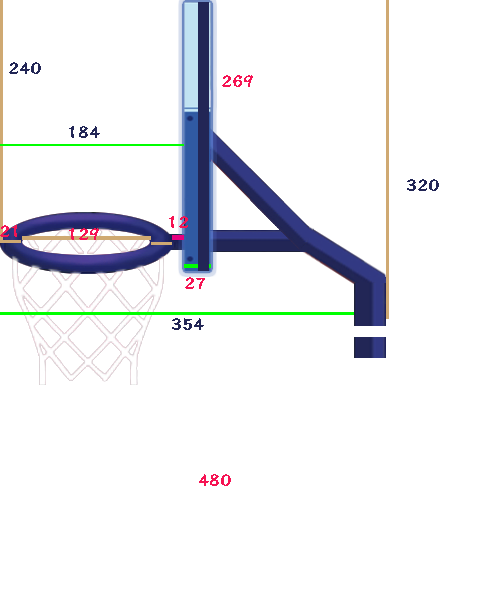
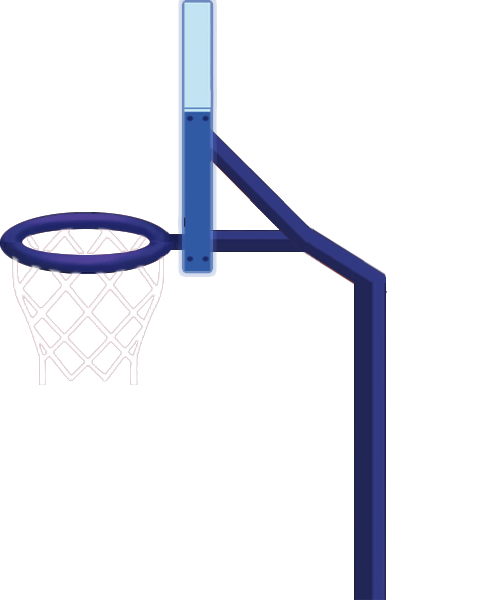
Two versions of the same layered image (500 x 600). Layer-by-layer changes:
hid group "坐标数据" (21 layers) over [0, 0, 439, 486]
added layer "图层 35" above "图层 33" over [354, 294, 386, 600]
